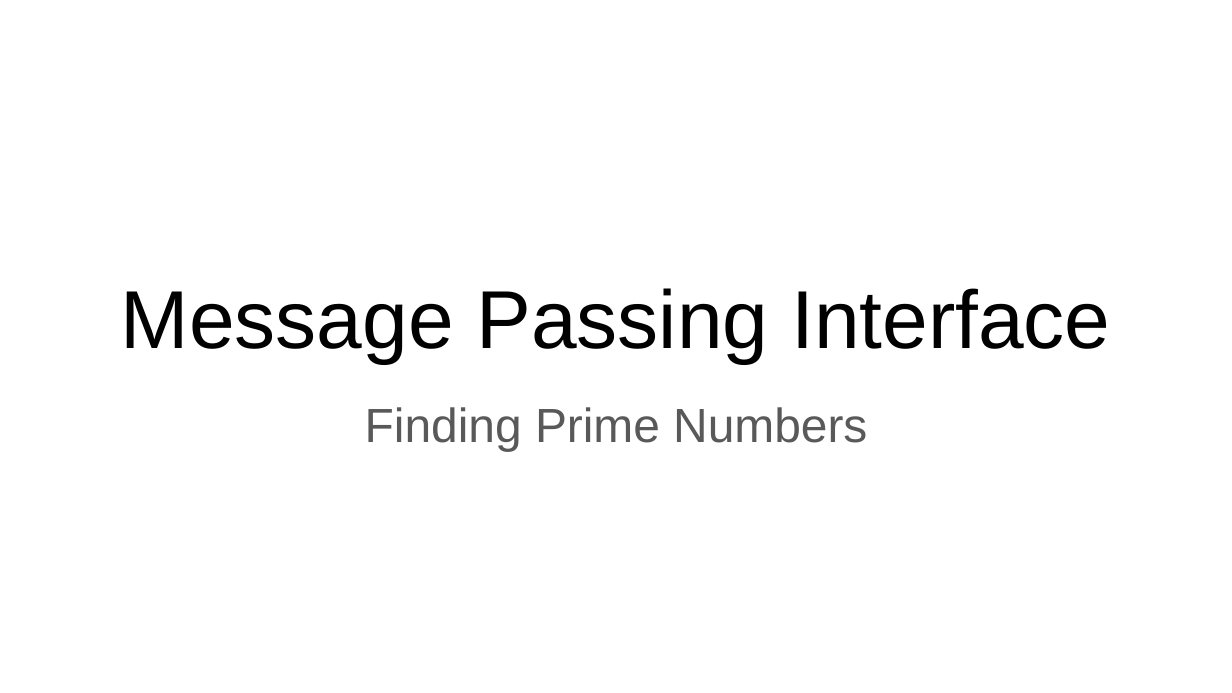
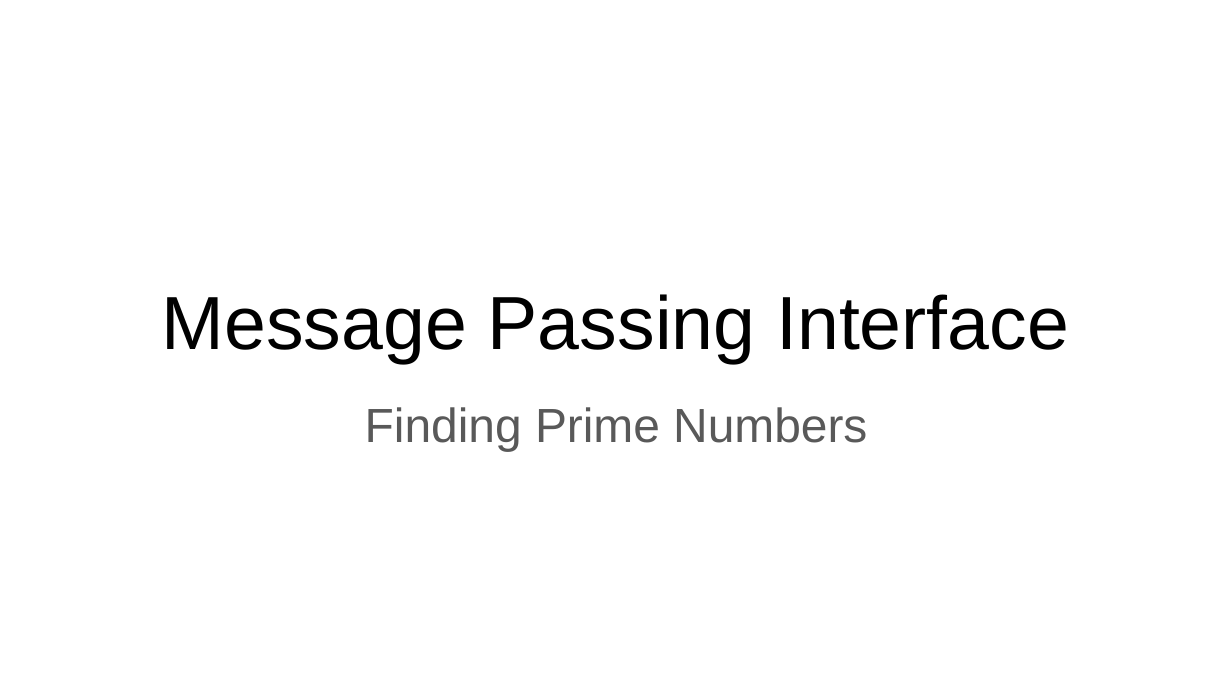
Before and after one commit to loolishen/FIT3143_Lab1, a slide deck: slide 1 of lab_2/FIT3143 Lab 2.pptx. Drawn at 1232x693 pixels with LibreOffice and Linux fonts; fonts in the diff are those of the drawing. Boxes give left, top, right and bottom in pixels: in the first picture for what was removed or moved away, otherwise in the second. Text is boxed around its words. In the diff, an @@ line names an element or a change of style, - is before the commit and + after.

Commit message:
Updated slides for lab 2

```diff
--- a/lab_2/FIT3143 Lab 2.pptx
+++ b/lab_2/FIT3143 Lab 2.pptx
@@ title "Message Passing Interface" at (162, 294, 1069, 363): size 48 to 44 pt @@
```
Also in this commit, not shown: 8 slides added, 19 slides removed.
